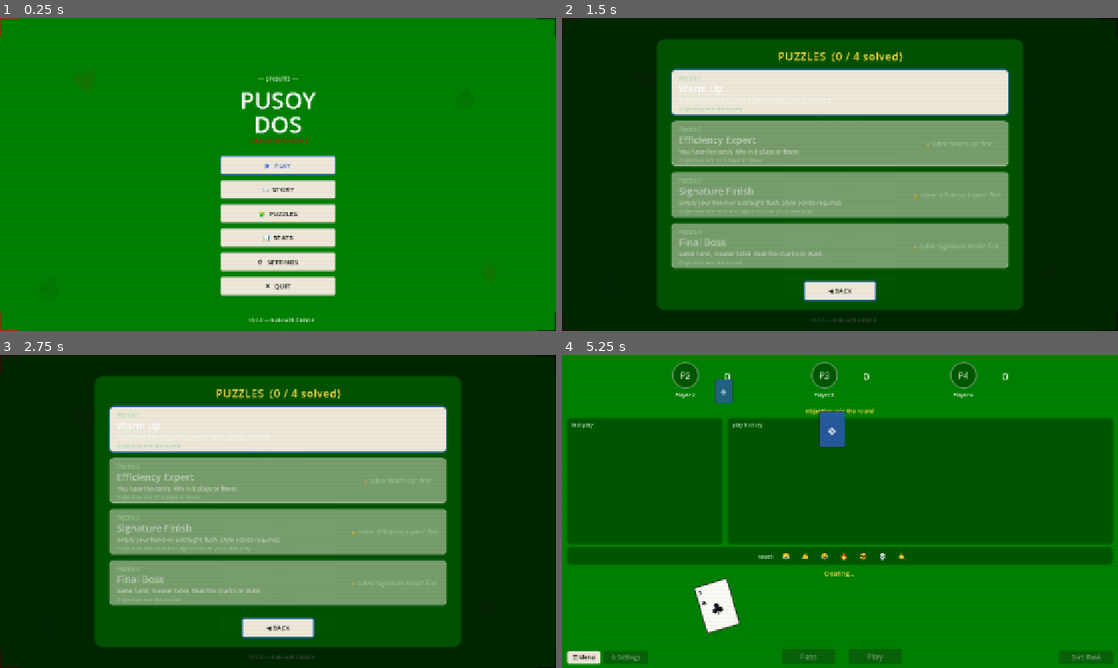
Above: before the commit, frames 1-4 (two rows, left to right).
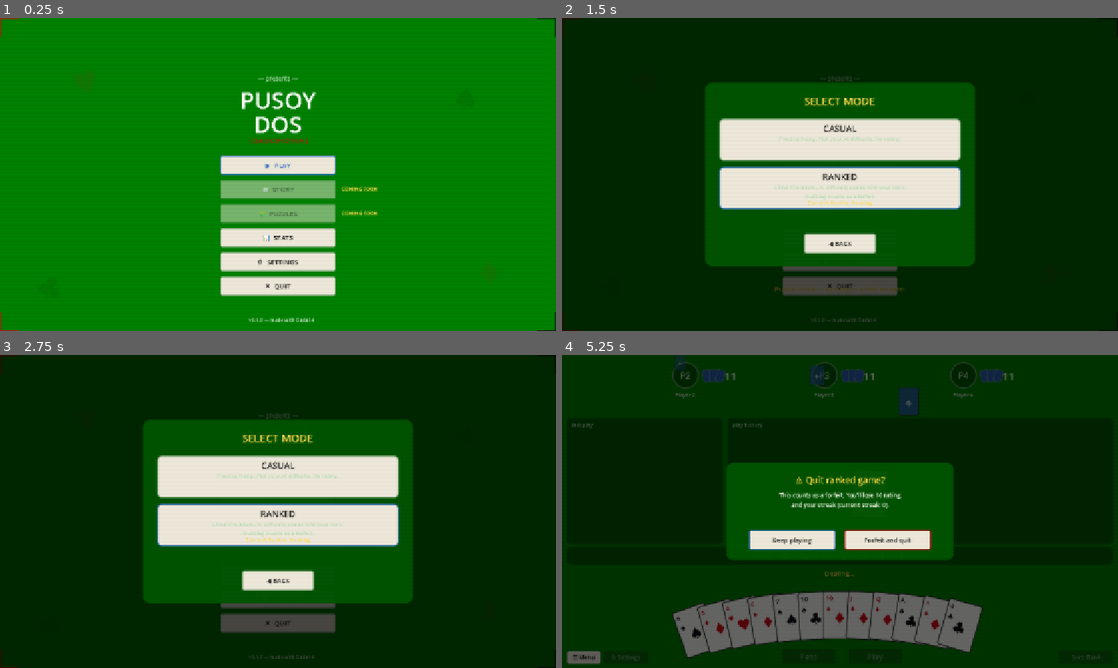
Above: after the commit, the same moments.

Repository: plansigan/pusoy-dos
Game: Godot game, scene res://MainMenu.tscn
The game is run twice, just before and just after one commit, with the same random seed, the same clock (stepped at 60 frames per second) and the same inputs.
Inputs (mouse positions are in pixels of both pictures, inside the frame that each line leads up to):
- Up to frame 1 (0.25 s): no input
- Up to frame 2 (1.5 s): click "🧩 PUZZLES" at 0.5 s; click "▶ PLAY" at 1.25 s
- Up to frame 3 (2.75 s): click "▶ PLAY" at 2 s
- Up to frame 4 (5.25 s): click "📖 STORY" at 2.75 s; click (584, 658) at 3.5 s, where only the run after the commit has a clickable "☰ Menu"; click (840, 527) at 4.25 s, where only the run before the commit has a clickable "📖 STORY"; click (840, 430) at 5.02 s

The runs differ from the first frame. In frame 1, 2.7% of the frame differs, in the area x 39-68%, y 51-66%; in frame 2, 56%; in frame 3, 56%; in frame 4, 91%, in the area x 0-100%, y 0-100%.

Commit message:
additional updates! for puzzle

Diff:
--- /dev/null
+++ b/FeatureFlags.gd
@@ -0,0 +1,46 @@
+# FeatureFlags.gd
+# Autoload gating staged-launch features. Ship a feature by flipping its
+# value in FLAGS and shipping an update — nothing else changes.
+#
+# DEV OVERRIDE: a local user://dev_flags.cfg overrides FLAGS so locked
+# modes can be tested locally. Shipped builds have no such file and use
+# the hardcoded defaults. Format:
+#   [flags]
+#   story=true
+#   puzzles=true
+
+extends Node
+
+const FLAGS := {
+	"casual": true,
+	"ranked": true,
+	"story": false,
+	"puzzles": false,
+}
+const DEV_PATH := "user://dev_flags.cfg"
+
+# Runtime values (defaults, with any dev overrides applied at boot).
+var _flags: Dictionary = FLAGS.duplicate()
+
+
+func _ready() -> void:
+	var cfg := ConfigFile.new()
+	if cfg.load(DEV_PATH) != OK:
+		return  # shipped build — hardcoded defaults stand
+
+	var changes: Array = []
+	for key in FLAGS:
+		var value = cfg.get_value("flags", key, _flags[key])
+		var enabled := bool(value)
+		if enabled != _flags[key]:
+			changes.append("%s: %s -> %s" % [key, FLAGS[key], enabled])
+		_flags[key] = enabled
+
+	if changes.is_empty():
+		print("[FeatureFlags] %s found, no changes vs defaults" % DEV_PATH)
+	else:
+		print("[FeatureFlags] DEV OVERRIDE active (%s): %s" % [DEV_PATH, ", ".join(changes)])
+
+
+func is_enabled(feature: String) -> bool:
+	return bool(_flags.get(feature, false))
--- a/MainMenu.gd
+++ b/MainMenu.gd
@@ -8,12 +8,15 @@
 	await get_tree().process_frame
 	_build_layout()
 	# Returning from a finished story chapter / puzzle reopens that list
+	# (only if the feature is still enabled).
 	if GameSession.return_to_story:
 		GameSession.return_to_story = false
-		StoryScreen.open(self)
+		if FeatureFlags.is_enabled("story"):
+			StoryScreen.open(self)
 	elif GameSession.return_to_puzzles:
 		GameSession.return_to_puzzles = false
-		PuzzleScreen.open(self)
+		if FeatureFlags.is_enabled("puzzles"):
+			PuzzleScreen.open(self)
 
 
 func _build_layout() -> void:
@@ -115,8 +118,8 @@
 
 	var buttons_data = [
 		{"text": "▶  PLAY", "highlighted": true, "callback": _on_play_pressed},
-		{"text": "📖  STORY", "highlighted": false, "callback": _on_story_pressed},
-		{"text": "🧩  PUZZLES", "highlighted": false, "callback": _on_puzzles_pressed},
+		{"text": "📖  STORY", "highlighted": false, "callback": _on_story_pressed, "feature": "story"},
+		{"text": "🧩  PUZZLES", "highlighted": false, "callback": _on_puzzles_pressed, "feature": "puzzles"},
 		{"text": "📊  STATS", "highlighted": false, "callback": _on_stats_pressed},
 		{"text": "⚙  SETTINGS", "highlighted": false, "callback": _on_settings_pressed},
 		{"text": "✕  QUIT", "highlighted": false, "callback": _on_quit_pressed},
@@ -124,6 +127,9 @@
 
 	for i in buttons_data.size():
 		var data = buttons_data[i]
+		var feature = String(data.get("feature", ""))
+		var locked = feature != "" and not FeatureFlags.is_enabled(feature)
+
 		var btn = Button.new()
 		btn.text = data["text"]
 		btn.position = Vector2(center_x - btn_width / 2, start_y + i * (btn_height + spacing))
@@ -136,6 +142,15 @@
 		UIFactory.style_button(btn, ThemeManager.get_color("button_bg"), border_color, font_color)
 		btn.add_theme_font_size_override("font_size", 14)
 
+		# Locked feature: dim the button (still clickable → toast) and tag it
+		if locked:
+			btn.modulate.a = 0.5
+			var tag = UIFactory.make_label("COMING SOON", 10,
+					ThemeManager.get_color("status_color"),
+					Vector2(btn.position.x + btn_width + 12, btn.position.y + 12))
+			tag.size = Vector2(120, 16)
+			add_child(tag)
+
 		add_child(btn)
 		btn.pressed.connect(data["callback"])
 
@@ -161,11 +176,17 @@
 
 
 func _on_story_pressed() -> void:
-	StoryScreen.open(self)
+	if FeatureFlags.is_enabled("story"):
+		StoryScreen.open(self)
+	else:
+		_show_toast("Story Mode — coming in a free update!")
 
 
 func _on_puzzles_pressed() -> void:
-	PuzzleScreen.open(self)
+	if FeatureFlags.is_enabled("puzzles"):
+		PuzzleScreen.open(self)
+	else:
+		_show_toast("Puzzle Mode — coming in a free update!")
 
 
 func _on_settings_pressed() -> void:
@@ -190,8 +211,8 @@
 	var sw = get_viewport_rect().size.x
 	var sh = get_viewport_rect().size.y
 	var toast = UIFactory.make_label(text, 14, ThemeManager.get_color("status_color"),
-			Vector2(sw / 2 - 100, sh * 0.85))
-	toast.size = Vector2(200, 30)
+			Vector2(sw / 2 - 210, sh * 0.85))
+	toast.size = Vector2(420, 30)
 	toast.horizontal_alignment = HORIZONTAL_ALIGNMENT_CENTER
 	add_child(toast)
 
--- a/PuzzleScreen.gd
+++ b/PuzzleScreen.gd
@@ -20,8 +20,19 @@
 func _ready() -> void:
 	UIFactory.fill_viewport(self)
 	mouse_filter = Control.MOUSE_FILTER_STOP
+	# Deep guard: bounce out if the feature is locked, whatever the path in.
+	if not FeatureFlags.is_enabled("puzzles"):
+		_bounce_to_menu()
+		return
 	ContentManager.load_all()
 	_build()
+
+
+func _bounce_to_menu() -> void:
+	if get_tree().current_scene == self:
+		get_tree().change_scene_to_file("res://MainMenu.tscn")
+	else:
+		queue_free()  # overlay case — reveal the menu underneath
 
 
 func _build() -> void:
--- a/StoryScreen.gd
+++ b/StoryScreen.gd
@@ -20,8 +20,19 @@
 func _ready() -> void:
 	UIFactory.fill_viewport(self)
 	mouse_filter = Control.MOUSE_FILTER_STOP
+	# Deep guard: bounce out if the feature is locked, whatever the path in.
+	if not FeatureFlags.is_enabled("story"):
+		_bounce_to_menu()
+		return
 	ContentManager.load_all()
 	_build()
+
+
+func _bounce_to_menu() -> void:
+	if get_tree().current_scene == self:
+		get_tree().change_scene_to_file("res://MainMenu.tscn")
+	else:
+		queue_free()  # overlay case — reveal the menu underneath
 
 
 func _build() -> void:
--- a/project.godot
+++ b/project.godot
@@ -18,6 +18,7 @@
 [autoload]
 
 Settings="*res://Settings.gd"
+FeatureFlags="*res://FeatureFlags.gd"
 ThemeManager="*uid://doojyidr3aufh"
 SoundManager="*res://SoundManager.gd"
 PixelFilter="*res://PixelFilter.gd"
